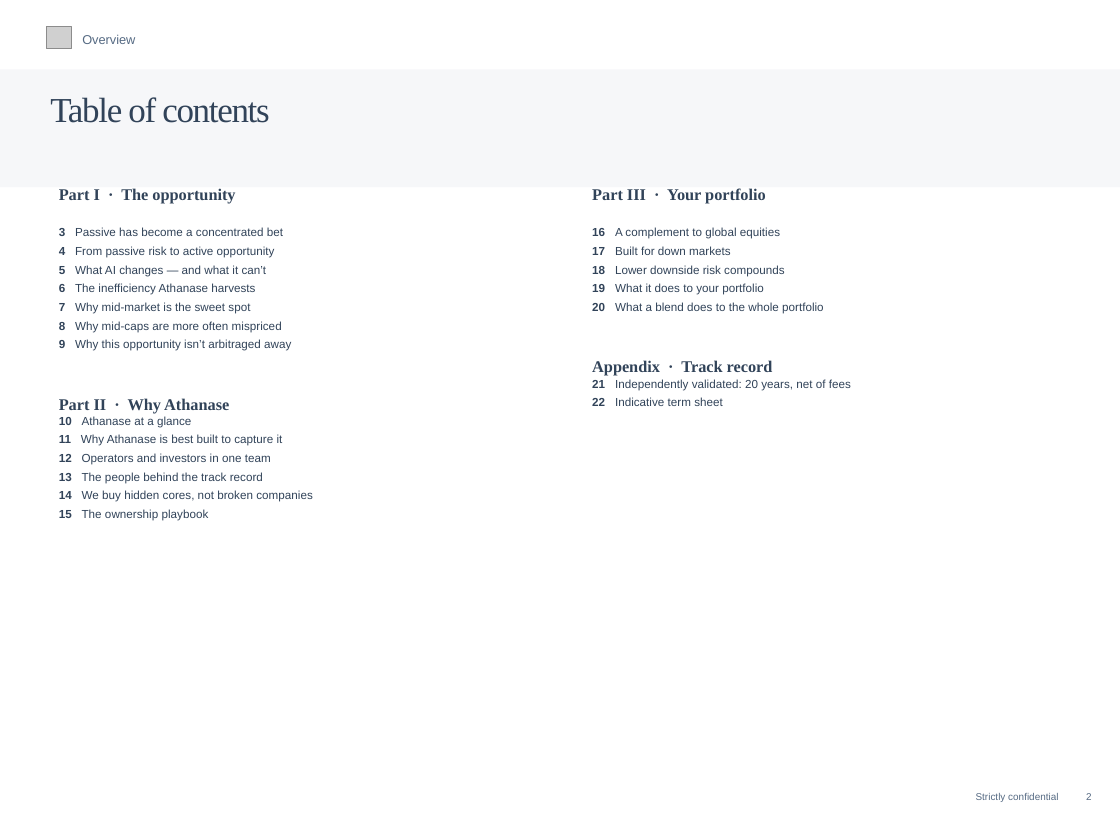
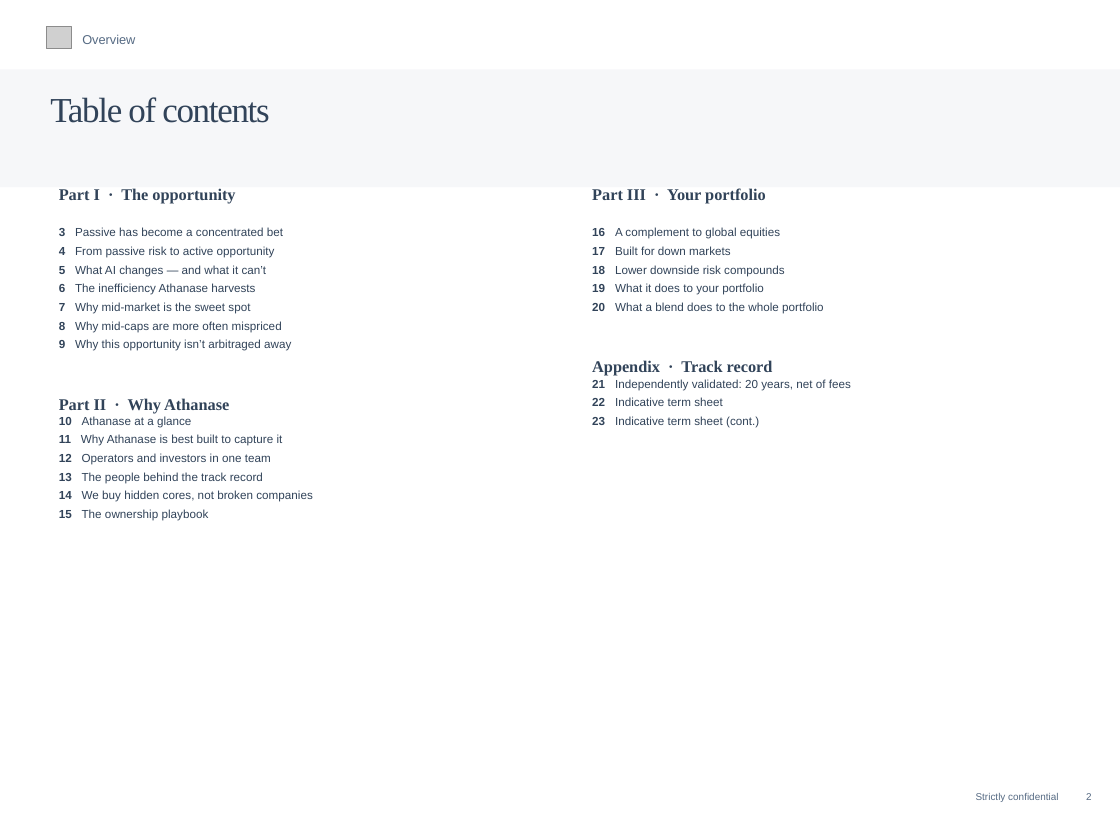
Before and after one commit to charette-lab/Claude, a slide deck: slide 2 of UK_Investment_Trust_Proposal.pptx. Drawn at 1120x840 pixels with LibreOffice and Linux fonts; fonts in the diff are those of the drawing; grey boxes stand for pictures. Boxes give left, top, right and bottom in pixels: in the first picture for what was removed or moved away, otherwise in the second. Text is boxed around its words. In the diff, an @@ line names an element or a change of style, - is before the commit and + after.

```diff
--- a/UK_Investment_Trust_Proposal.pptx
+++ b/UK_Investment_Trust_Proposal.pptx
@@ text at (592,416,759,428): paragraph added @@
+23 Indicative term sheet (cont.)
```
Also in this commit, not shown: 1 other slide changed, 1 slide added.
